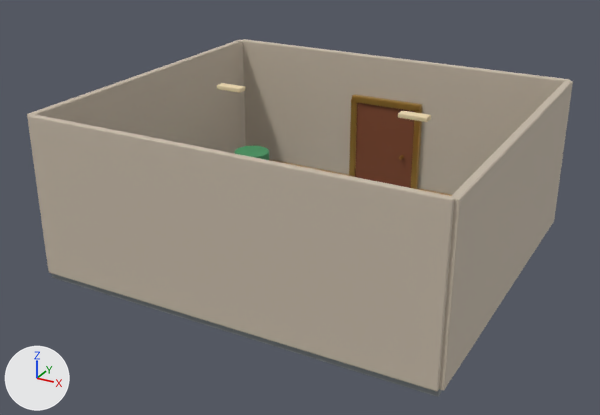
What one commit did to the glTF model assets/world/apartment_building/apartment_lobby_a.glb.
The view is the same before and after, from a 50 mm camera at (8.13, -15.58, 8.65) aimed at (-0.15, -0.53, 1.12). Arrows for +X, +Y and +Z are at lower left; the lights stay in place. The older version comes first. Objects named as collision shapes, trigger or cutter boxes, shadow casters or lower levels of detail are left out. Where no turn or scale is listed for an object, it has been applied to the vertices. Vertices at exactly the same position are counted once.

Names of what the first picture shows: 'CUTAWAY_FRONT', 'PROP_Entry_Handle', 'PROP_Plant', 'SET_Baseboard_Back', 'SET_Entry_Door', 'SET_Entry_Header', 'SET_Entry_Jamb_L', 'SET_Entry_Jamb_R', 'SET_Floor', 'SET_LightFixture_L', 'SET_LightFixture_R', 'SET_Wall_Back', 'SET_Wall_Left', 'SET_Wall_Right'.
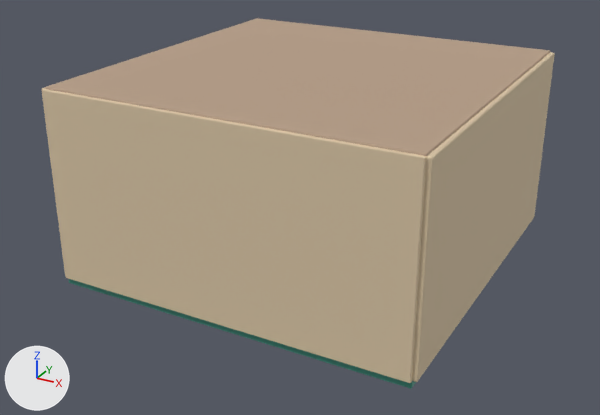
Pixel boxes (x1, y1, x2, y2) of what changed, in the pictures (600 x 415 px):
'CUTAWAY_FRONT', recoloured, moved, rescaled (light grey to beige, 10% narrower, 6% taller): before (27, 114, 455, 391); after (42, 89, 427, 383)
'LobbyCeiling', added (beige): after (45, 18, 550, 156)
'SET_Wall_Back', recoloured, moved, rescaled (not visible afterwards): before (243, 39, 569, 195)
'LobbyWallRight', added (beige): after (412, 52, 555, 382)
'SET_Wall_Right', deleted: before (439, 80, 573, 390)
'SET_Wall_Left', deleted: before (27, 39, 246, 264)
'SET_Entry_Door', deleted (brown): before (355, 103, 415, 188)
'SET_Floor', recoloured: (69, 279, 414, 388) in both
'SET_Entry_Header', deleted (orange): before (352, 94, 422, 111)
'SET_Entry_Jamb_R', deleted (orange): before (411, 108, 422, 189)
'SET_Entry_Jamb_L', deleted (orange): before (349, 99, 357, 177)
'PROP_Plant', deleted: before (235, 146, 269, 160)
'SET_LightFixture_R', deleted: before (398, 111, 431, 122)
'SET_LightFixture_L', deleted: before (217, 83, 245, 93)
'SET_Baseboard_Back', deleted (mostly hidden): before (269, 159, 452, 196)
'LobbyWallLeft', added (mostly hidden): after (42, 87, 65, 270)
'PROP_Entry_Handle', deleted: before (399, 155, 404, 160)

What changed in the scene script:
```text
Change me_cube_004:
    remove me_cube_004.from_pydata(...)  # 56 vertices, 108 faces; spans x -4.5..4.5, y -0.08..0.08, z -1.8..1.8
    remove me_cube_004.materials.append(mat_mat_wall)  # light grey #c8bcaa
    add me_cube_004.from_pydata(...)  # 56 vertices, 108 faces; spans x -4.0..4.0, y -0.08..0.08, z -2.1..2.1
    me_cube_004 part 1: the whole mesh is scaled about its middle by (0.889, 1.06, 1.17)
    add me_cube_004.materials.append(mat_mat_plaster_cream)  # beige #ddc8a8
Change me_cube:
    remove me_cube.from_pydata(...)  # 56 vertices, 108 faces; spans x -4.5..4.5, y -4.0..4.0, z -0.08..0.08
    remove me_cube.materials.append(mat_mat_floor)  # grey #818689
    add me_cube.from_pydata(...)  # 56 vertices, 108 faces; spans x -4.0..4.0, y -4.0..4.0, z -0.08..0.08
    edits to the shape of me_cube do not show in these pictures
    add me_cube.materials.append(mat_mat_tile_green)  # cyan #3f907e
Change me_cube_001:
    remove me_cube_001.from_pydata(...)  # 56 vertices, 108 faces; spans x -4.5..4.5, y -0.09..0.09, z -1.8..1.8
    remove me_cube_001.materials.append(mat_mat_wall)  # light grey #c8bcaa
    add me_cube_001.from_pydata(...)  # 56 vertices, 108 faces; spans x -4.0..4.0, y -0.1..0.1, z -2.1..2.1
    me_cube_001 part 2: the whole mesh is scaled about its middle by (0.887, 1.08, 1.17)
    add me_cube_001.materials.append(mat_mat_plaster_cream)  # beige #ddc8a8
Change ob_cutaway_front:
    ob_cutaway_front.location: (0.0, -4.0, 1.8) -> (0.0, -4.0, 2.1)
Remove ob_prop_entry_handle:
    ob_prop_entry_handle = bpy.data.objects.new('PROP_Entry_Handle', me_cylinder)
Remove ob_prop_plant:
    ob_prop_plant = bpy.data.objects.new('PROP_Plant', me_cylinder_001)
Remove ob_set_baseboard_back:
    ob_set_baseboard_back = bpy.data.objects.new('SET_Baseboard_Back', me_cube_005)
Remove ob_set_entry_door:
    ob_set_entry_door = bpy.data.objects.new('SET_Entry_Door', me_cube_010)
Remove ob_set_entry_header:
    ob_set_entry_header = bpy.data.objects.new('SET_Entry_Header', me_cube_011)
Remove ob_set_entry_jamb_l:
    ob_set_entry_jamb_l = bpy.data.objects.new('SET_Entry_Jamb_L', me_cube_012)
Remove ob_set_entry_jamb_r:
    ob_set_entry_jamb_r = bpy.data.objects.new('SET_Entry_Jamb_R', me_cube_013)
Remove ob_set_lightfixture_l:
    ob_set_lightfixture_l = bpy.data.objects.new('SET_LightFixture_L', me_cube_008)
Remove ob_set_lightfixture_r:
    ob_set_lightfixture_r = bpy.data.objects.new('SET_LightFixture_R', me_cube_009)
Change ob_set_wall_back:
    ob_set_wall_back.location: (0.0, 4.0, 1.8) -> (0.0, 4.0, 2.1)
Remove ob_set_wall_left:
    ob_set_wall_left = bpy.data.objects.new('SET_Wall_Left', me_cube_002)
Remove ob_set_wall_right:
    ob_set_wall_right = bpy.data.objects.new('SET_Wall_Right', me_cube_003)
Add ob_lobbywallright:
    ob_lobbywallright = bpy.data.objects.new('LobbyWallRight', me_cube_012_1)  # 56 vertices, 108 faces; spans x -0.1..0.1, y -4.0..4.0, z -2.1..2.1; in mat_mat_plaster_cream (beige #ddc8a8)
    ob_lobbywallright.location = (4.0, 0.0, 2.1)
Add ob_lobbywallleft:
    ob_lobbywallleft = bpy.data.objects.new('LobbyWallLeft', me_cube_012_1.copy())
    ob_lobbywallleft.location = (-4.0, 0.0, 2.1)
Add ob_lobbyceiling:
    ob_lobbyceiling = bpy.data.objects.new('LobbyCeiling', me_cube_021)  # 56 vertices, 108 faces; spans x -4.0..4.0, y -4.0..4.0, z -0.09..0.09; in mat_mat_plaster_warm (beige #b69e86)
    ob_lobbyceiling.location = (0.0, 0.0, 4.15)
```
